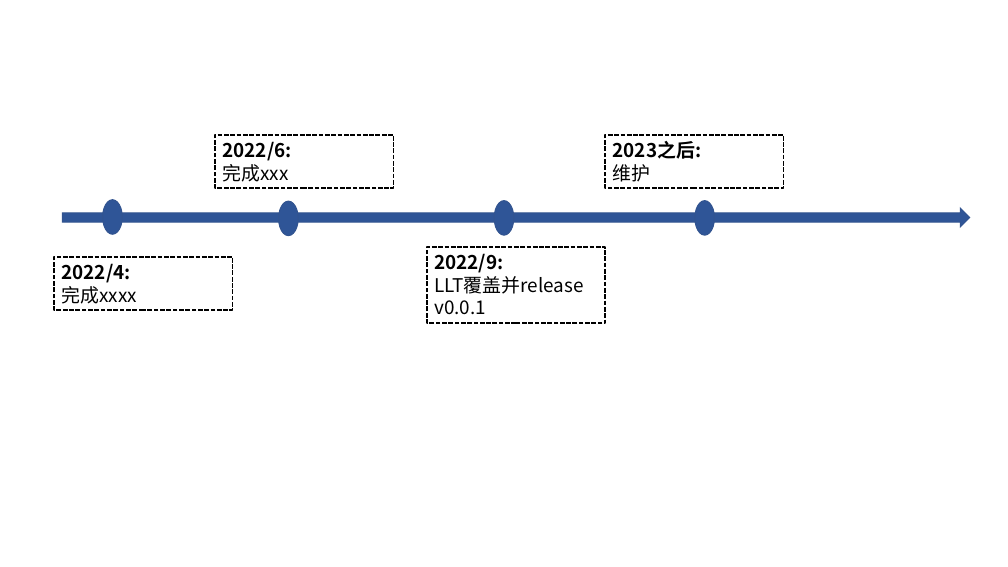
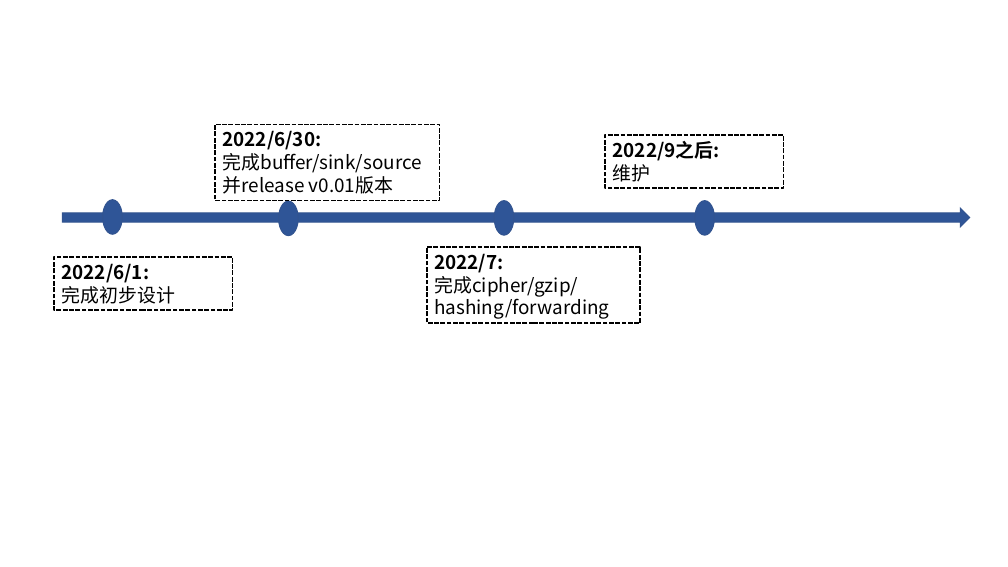
Before and after one commit to cangjielanguage-tpc/io4cj, a slide deck: slide 1 of doc/framework-roadmap-logo.pptx. Drawn at 1008x567 pixels with LibreOffice and Linux fonts; fonts in the diff are those of the drawing. Boxes give left, top, right and bottom in pixels: in the first picture for what was removed or moved away, otherwise in the second. Text is boxed around its words. In the diff, an @@ line names an element or a change of style, - is before the commit and + after.

```diff
--- a/doc/framework-roadmap-logo.pptx
+++ b/doc/framework-roadmap-logo.pptx
@@ rectangle "2022/6/30:": place and size @@
-rectangle "2022/6/30:" at (216,135,394,188)
+rectangle "2022/6/30:" at (216,124,440,200)
@@ text in rectangle at (223,130,422,194): text changed; bold off @@
-2022/6:
-完成xxx
+2022/6/30:
+完成buffer/sink/source
+并release v0.01版本
@@ text in rectangle at (613,141,720,161): text changed @@
-2023之后:
+2022/9之后:
@@ text in rectangle at (62,263,175,304): text changed @@
-2022/4:
-完成xxxx
+2022/6/1:
+完成初步设计
@@ rectangle "2022/7:": place and size @@
-rectangle "2022/7:" at (427,247,606,323)
+rectangle "2022/7:" at (427,247,640,323)
@@ text in rectangle at (434,253,609,319): text changed @@
-2022/9:
-LLT覆盖并release v0.0.1
+2022/7:
+完成cipher/gzip/
+hashing/forwarding
```
Also in this commit, not shown: 1 other slide changed, 1 slide added, 1 slide removed, 5 other files.
